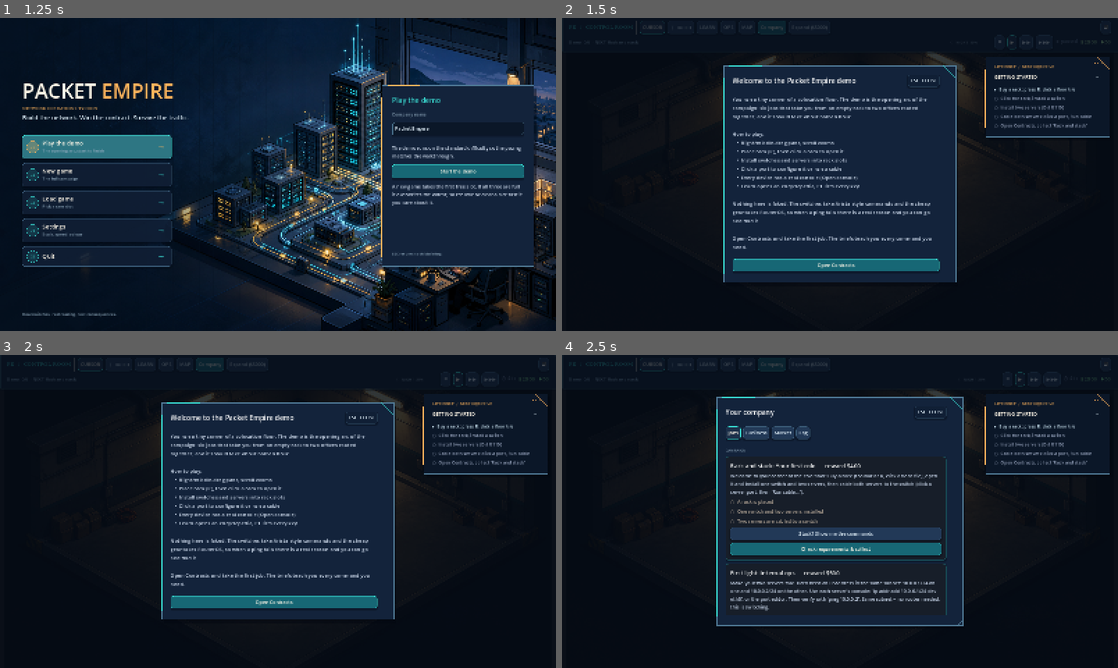
Above: before the commit, frames 1-4 (two rows, left to right).
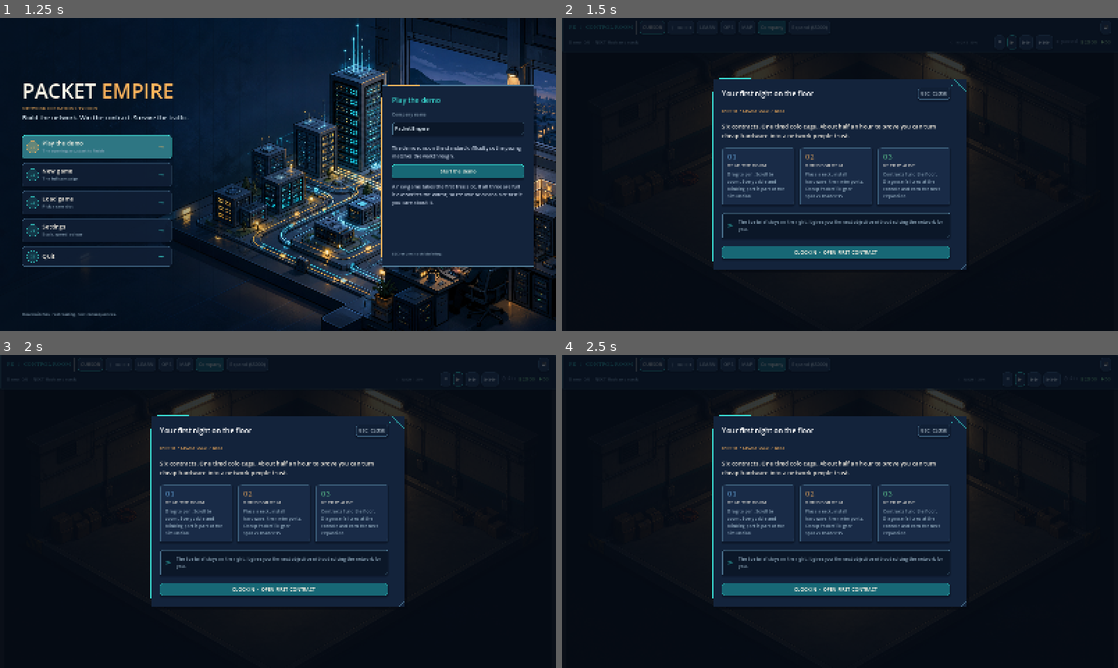
Above: after the commit, the same moments.

Repository: alukacs03/packet-empire
Game: Godot game, scene res://scenes/main.tscn
The game is run twice, just before and just after one commit, with the same random seed, the same clock (stepped at 60 frames per second) and the same inputs.
Inputs (mouse positions are in pixels of both pictures, inside the frame that each line leads up to):
- Up to frame 1 (1.25 s): click (94, 146) at 0.52 s
- Up to frame 2 (1.5 s): click "Start the demo" at 1.25 s
- Up to frame 3 (2 s): no input
- Up to frame 4 (2.5 s): click (834, 602) at 2 s, where only the run before the commit has a clickable "Open Contracts"

Frame 1 is identical in both runs. In frame 2, 15% of the frame differs, in the area x 27-99%, y 12-85%; in frame 3, 15%; in frame 4, 18%, in the area x 27-99%, y 12-87%.

Commit message:
Turn onboarding and operations into authored workspaces

Diff:
--- a/scripts/ui.gd
+++ b/scripts/ui.gd
@@ -71,6 +71,7 @@
 var welcome_overlay: Control
 var tutorial_panel: PanelContainer
 var tutorial_box: VBoxContainer
+var tutorial_suppressed_by_overlay := false
 var contracts_overlay: Control
 var contracts_box: VBoxContainer
 var contracts_tabs := {}
@@ -286,6 +287,16 @@
 			cycle_lbl.text = "⏸ paused"
 		elif t:
 			cycle_lbl.text = "⏱ %ds" % int(ceil(t.time_left))
+	# The live brief belongs to the floor, not on top of focused workspaces.
+	# Remember whether we hid it so it can return after the overlay closes.
+	if tutorial_panel:
+		if is_open():
+			if tutorial_panel.visible:
+				tutorial_suppressed_by_overlay = true
+				tutorial_panel.visible = false
+		elif tutorial_suppressed_by_overlay:
+			tutorial_suppressed_by_overlay = false
+			_refresh_tutorial()
 	# focus watchdog: while the console is open, dropped focus/editing returns to it
 	if cli_box and cli_box.visible and not if_overlay.visible:
 		if get_viewport().gui_get_focus_owner() == null:
@@ -1350,14 +1361,25 @@
 ]
 var ops_tab := "Capacity"
 var ops_tab_btns := {}
+var ops_metric_values := {}
 
 func _build_ops() -> void:
 	ops_overlay = _overlay()
-	var v := _card(ops_overlay, 820)
+	var v := _card(ops_overlay, 900)
 	ops_title = _header(v, func() -> void: ops_overlay.visible = false)
-	ops_title.text = "Operations"
+	ops_title.text = "Network operations"
+	var status_line := _section("LIVE ESTATE  /  CURRENT SHIFT")
+	status_line.add_theme_color_override("font_color", UIW.colour("accent"))
+	v.add_child(status_line)
+	var metrics := HBoxContainer.new()
+	metrics.add_theme_constant_override("separation", UIW.space("md"))
+	v.add_child(metrics)
+	metrics.add_child(_ops_metric("DEVICES", "devices", "info"))
+	metrics.add_child(_ops_metric("CABLE PLANT", "links", "accent"))
+	metrics.add_child(_ops_metric("ATTENTION", "alerts", "warning"))
+	metrics.add_child(_ops_metric("LIVE DRAW", "power", "success"))
 	var tabs := HBoxContainer.new()
-	tabs.add_theme_constant_override("separation", 6)
+	tabs.add_theme_constant_override("separation", UIW.space("sm"))
 	v.add_child(tabs)
 	for entry in OPS_TABS:
 		var tb := Button.new()
@@ -1369,8 +1391,23 @@
 		tabs.add_child(tb)
 		ops_tab_btns[String(entry[0])] = tb
 	ops_box = VBoxContainer.new()
-	ops_box.add_theme_constant_override("separation", 3)
+	ops_box.add_theme_constant_override("separation", UIW.space("sm"))
 	v.add_child(ops_box)
+
+func _ops_metric(caption: String, key: String, semantic: String) -> PanelContainer:
+	var panel := UIW.style_panel(PanelContainer.new(), "surface", "md")
+	panel.custom_minimum_size = Vector2(196, 86)
+	panel.size_flags_horizontal = Control.SIZE_EXPAND_FILL
+	var box := VBoxContainer.new()
+	box.add_theme_constant_override("separation", UIW.space("xs"))
+	panel.add_child(box)
+	var cap := _section(caption)
+	box.add_child(cap)
+	var value := _label("—", 22, UIW.colour(semantic))
+	value.add_theme_font_override("font", mono)
+	box.add_child(value)
+	ops_metric_values[key] = value
+	return panel
 
 func _ops_sections_for_tab() -> Array:
 	for entry in OPS_TABS:
@@ -1408,8 +1445,18 @@
 	for d: Net.NDevice in devs:
 		if not _device_alerts(d).is_empty():
 			alerting += 1
-	ops_title.text = "Operations   ·   %d devices   ·   %d cables (%d down)   ·   %d needing attention" % [
-		devs.size(), Game.links.size(), links_down, alerting]
+	ops_title.text = "Network operations"
+	var watts := 0
+	for si in Game.site_count():
+		watts += int(Game.capacity(si)["watts"])
+	(ops_metric_values["devices"] as Label).text = "%02d ONLINE" % devs.size()
+	(ops_metric_values["links"] as Label).text = "%02d / %02d UP" % [Game.links.size() - links_down,
+		Game.links.size()]
+	(ops_metric_values["alerts"] as Label).text = "%02d %s" % [alerting,
+		"CLEAR" if alerting == 0 else "OPEN"]
+	(ops_metric_values["alerts"] as Label).add_theme_color_override("font_color",
+		UIW.colour("success") if alerting == 0 else UIW.colour("warning"))
+	(ops_metric_values["power"] as Label).text = "%d W" % watts
 	ops_box.add_child(_section("CAPACITY"))
 	for si in Game.site_count():
 		var cap: Dictionary = Game.capacity(si)
@@ -2163,31 +2210,75 @@
 
 func _build_welcome() -> void:
 	welcome_overlay = _overlay()
-	var v := _card(welcome_overlay, 620)
+	var v := _card(welcome_overlay, 680)
 	var t := _header(v, func() -> void: welcome_overlay.visible = false)
-	t.text = "Welcome to Packet Empire"
+	t.text = "Your first night on the floor"
 	welcome_overlay.set_meta("title_label", t)
-	var body := _label("You run a tiny corner of a colocation floor, and you're going to grow it into a datacenter empire: by actually learning networking.\n\nHow to play:\n   •  Right/middle-drag pans, scroll zooms\n   •  Place rack (R), then click a rack to open it\n   •  Install switches and servers into rack slots\n   •  Click a port to configure it or run a cable\n   •  Every device has a real console (Open console)\n   •  Learn opens an encyclopedia, F1 lists every key\n\nEverything costs money: contracts pay, and rival companies are bidding for the same customers, so your prices have to beat the market. Later you can lease more sites, link them with WAN circuits, and buy competitors outright.\n\nOpen Contracts (toolbar) and take the first job. The briefs teach you every command you need.", 15, Color(0.8, 0.85, 0.92))
-	body.autowrap_mode = TextServer.AUTOWRAP_WORD_SMART
-	body.custom_minimum_size = Vector2(560, 0)
+	var shift := _section("SHIFT 01  /  LEGACY COLO  /  02:13")
+	shift.add_theme_color_override("font_color", UIW.colour("warm"))
+	v.add_child(shift)
+	var body := _wrap("One borrowed cage. Questionable wiring. Enough cash for one rack. Turn this forgotten corner into a network people can depend on.", 17,
+		UIW.colour("text_strong"), 620)
 	welcome_overlay.set_meta("body_label", body)
 	v.add_child(body)
+
+	var modules := HBoxContainer.new()
+	modules.add_theme_constant_override("separation", UIW.space("md"))
+	v.add_child(modules)
+	modules.add_child(_welcome_module("01", "READ THE ROOM",
+		"Drag to pan. Scroll to zoom. Every cable and blinking port is part of the simulation.", "info"))
+	modules.add_child(_welcome_module("02", "BUILD FOR REAL",
+		"Place a rack, install hardware, then wire ports. Cheap PacketTik gear speaks RouterOS.", "warm"))
+	modules.add_child(_welcome_module("03", "KEEP IT ALIVE",
+		"Contracts fund the floor. Diagnose failures at the console and earn the next expansion.", "success"))
+
+	var tip := UIW.style_panel(PanelContainer.new(), "console", "md")
+	v.add_child(tip)
+	var tip_row := HBoxContainer.new()
+	tip_row.add_theme_constant_override("separation", UIW.space("md"))
+	tip.add_child(tip_row)
+	var prompt := _label(">", 20, UIW.colour("accent"))
+	prompt.add_theme_font_override("font", mono)
+	tip_row.add_child(prompt)
+	var tip_copy := _wrap("The live brief stays on the right. It gives you the next objective without solving the network for you.",
+		13, UIW.colour("muted"), 560)
+	tip_copy.size_flags_horizontal = Control.SIZE_EXPAND_FILL
+	tip_row.add_child(tip_copy)
+
 	var go := Button.new()
-	go.text = "Open Contracts"
+	go.text = "CLOCK IN  ·  OPEN FIRST CONTRACT"
 	_accent(go)
 	go.pressed.connect(func() -> void:
 		welcome_overlay.visible = false
 		open_contracts())
 	v.add_child(go)
 
+func _welcome_module(number: String, title: String, copy: String, semantic: String) -> PanelContainer:
+	var card := UIW.style_panel(PanelContainer.new(), "surface", "md")
+	card.custom_minimum_size = Vector2(196, 154)
+	card.size_flags_horizontal = Control.SIZE_EXPAND_FILL
+	var box := VBoxContainer.new()
+	box.add_theme_constant_override("separation", UIW.space("sm"))
+	card.add_child(box)
+	var number_label := _label(number, 20, UIW.colour(semantic))
+	number_label.add_theme_font_override("font", mono)
+	box.add_child(number_label)
+	var heading := _label(title, 12, UIW.colour("text_strong"))
+	heading.add_theme_font_override("font", mono)
+	box.add_child(heading)
+	var copy_label := _wrap(copy, 13, UIW.colour("muted"), 164)
+	copy_label.size_flags_vertical = Control.SIZE_EXPAND_FILL
+	box.add_child(copy_label)
+	return card
+
 func show_welcome() -> void:
 	if Demo.active():
 		var head := welcome_overlay.get_meta("title_label") as Label
 		if head != null:
-			head.text = "Welcome to the Packet Empire demo"
+			head.text = "Your first night on the floor"
 		var body := welcome_overlay.get_meta("body_label") as Label
 		if body != null:
-			body.text = "You run a tiny corner of a colocation floor. The demo is the opening arc of the campaign: six jobs that take you from an empty rack to two offices routed together, and it should take about half an hour.\n\nHow to play:\n   •  Right/middle-drag pans, scroll zooms\n   •  Place rack (R), then click a rack to open it\n   •  Install switches and servers into rack slots\n   •  Click a port to configure it or run a cable\n   •  Every device has a real console (Open console)\n   •  Learn opens an encyclopedia, F1 lists every key\n\nNothing here is faked. The switches take Arista-style commands and the cheap gear takes RouterOS, so when a ping fails there is a real reason and you can go and find it.\n\nOpen Contracts and take the first job. The briefs teach you every command you need."
+			body.text = "Six contracts. One tired colo cage. About half an hour to prove you can turn cheap hardware into a network people trust."
 	_show_overlay(welcome_overlay)
 
 # ---------- demo ----------
--- a/scripts/world.gd
+++ b/scripts/world.gd
@@ -97,7 +97,10 @@
 		["floor", func() -> void:
 			title.visible = false
 			ui.visible = true],
-		["rack", func() -> void: ui.open_rack(r)],
+		["welcome", func() -> void: ui.show_welcome()],
+		["rack", func() -> void:
+			ui.welcome_overlay.visible = false
+			ui.open_rack(r)],
 		["device", func() -> void: ui.open_dev(sw)],
 		["device_packet", func() -> void: ui.close_dev(); ui.open_dev(packet_sw)],
 		["console", func() -> void:
